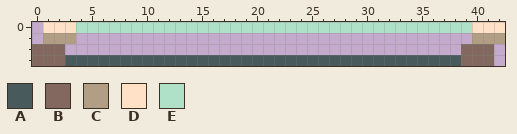
One commit to this pixel-art file: assets/UI/HUD/CooldownOver.ase. The picture above is the old version.
43x4 pixels, 1 frame. Pixels under 10% opacity are left out. Colours within 5 levels of each other are drawn and written as one.
Palette (. is transparent): A #485a5c  B #83685f  C #b29d85  D #ffe1c8  E #afe1c8
Pixels before, first column x 0:
0 .DDDEEEEEEEEEEEEEEEEEEEEEEEEEEEEEEEEEEEEDDD
1 .CCC....................................CCC
2 BBB....................................BBB.
3 BBBAAAAAAAAAAAAAAAAAAAAAAAAAAAAAAAAAAAABBB.
The same view after the edit:
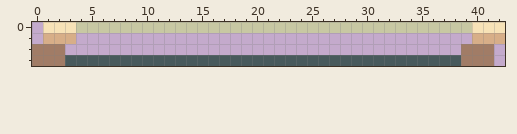
Difference:
colour B: #83685f -> #a17c66
colour C: #b29d85 -> #d7ae88
colour D: #ffe1c8 -> #f7e2b7
colour E: #afe1c8 -> #c8c8a3
Changed places in both pictures, as pixel boxes (x1, y1, x2, y2):
changed: (32, 22, 505, 66)
